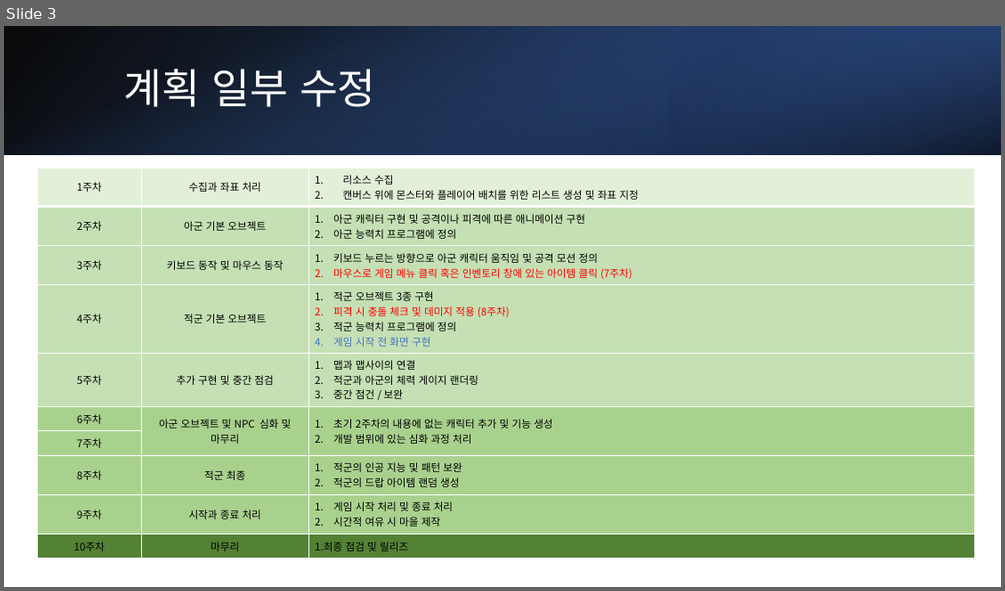
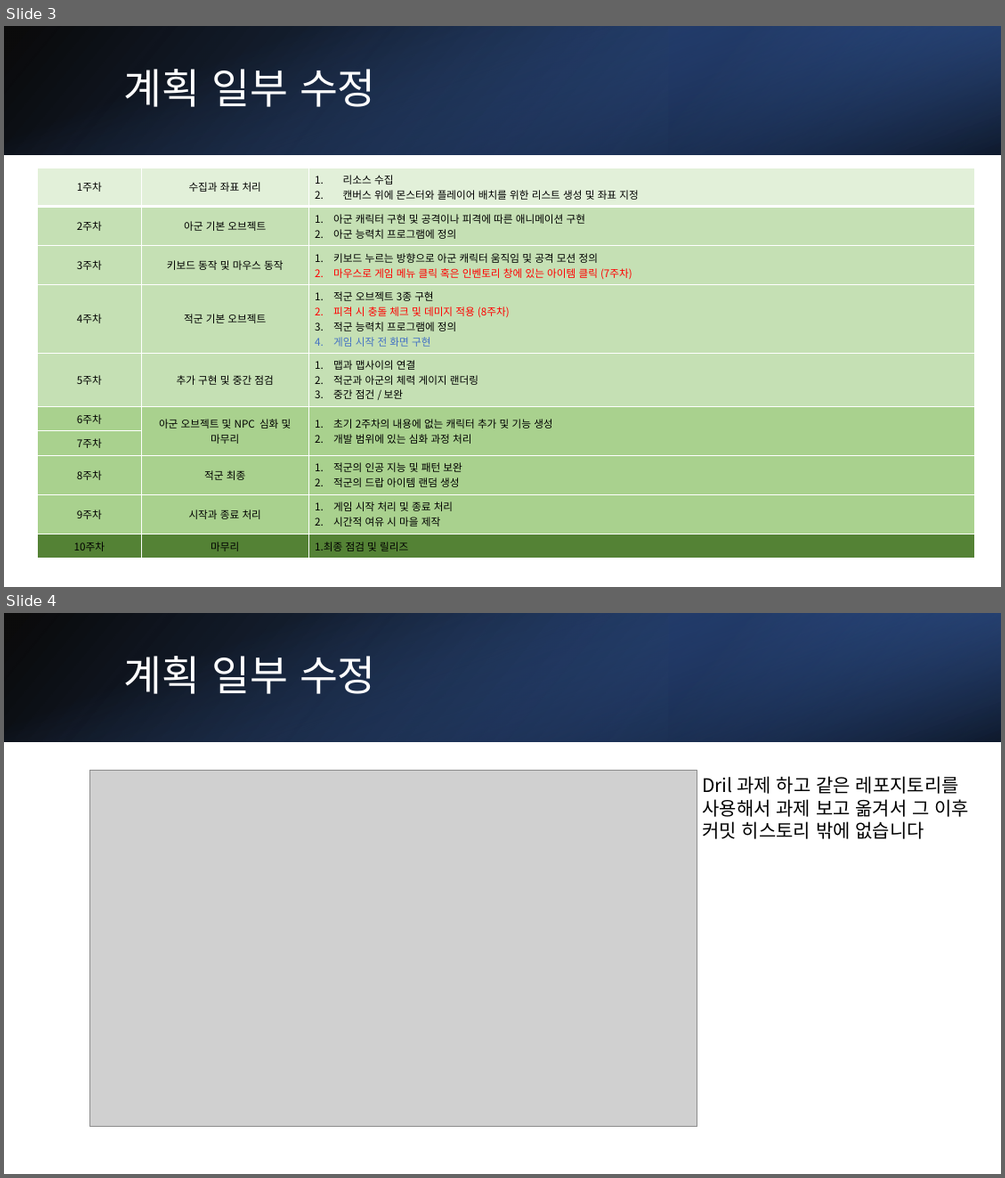
Before and after one commit to LeeJaeMoonND/2DGP_Project, a slide deck: 2DGP 2차 프로젝트.pptx. Shown one above the other, each under a label of ours: slide 3 before the commit, slides 3 and 4 after it. The pictures are 1005x591 and 1005x1178 pixels, drawn with LibreOffice and Linux fonts; fonts in the diff are those of the drawing; grey boxes stand for pictures. Boxes give left, top, right and bottom in pixels: in the first picture for what was removed or moved away, otherwise in the second. Text is boxed around its words. In the diff, an @@ line names an element or a change of style, - is before the commit and + after.

```diff
--- a/2DGP 2차 프로젝트.pptx
+++ b/2DGP 2차 프로젝트.pptx
@@ slide 4 added at <box>4,613,1001,1174</box>, background #FFFFFF @@
@@ rectangle added at <box>4,613,1001,742</box>, fill gradient #000000 to #2F5597 @@
@@ rectangle added at <box>4,613,1001,742</box>, fill gradient #4472C4 to #000000 @@
@@ rectangle added at <box>669,613,1001,742</box>, fill gradient #203864 to #4472C4 @@
@@ title added at <box>123,656,376,694</box>, 40 pt, text #FFFFFF @@
+계획 일부 수정
@@ picture added at <box>90,771,697,1127</box> @@
@@ text added at <box>702,776,970,839</box>, 18 pt, text #000000 @@
+Dril 과제 하고 같은 레포지토리를 사용해서 과제 보고 옮겨서 그 이후 커밋 히스토리 밖에 없습니다
```
Also in this commit, not shown: 1 slide changed, 1 slide removed, 2 other files.
